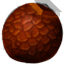
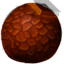
The second (64, 64) image is a revision of the first. Changes to its layers:
painted on "ridges_highlight" over [2, 6, 62, 57]
painted on "ridges-Kopie" over [0, 2, 64, 64]
painted on "edges" over [28, 0, 62, 17]
painted on "edge_highlight" over [25, 0, 62, 22]
painted on "lightness" over [63, 24, 64, 42]
painted on "Hintergrund-Kopie" over [0, 2, 64, 64]
painted on "Eingefügte Ebene-Kopie#1" over [1, 2, 64, 64]
painted on "Eingefügte Ebene-Kopie" over [1, 2, 64, 64]
